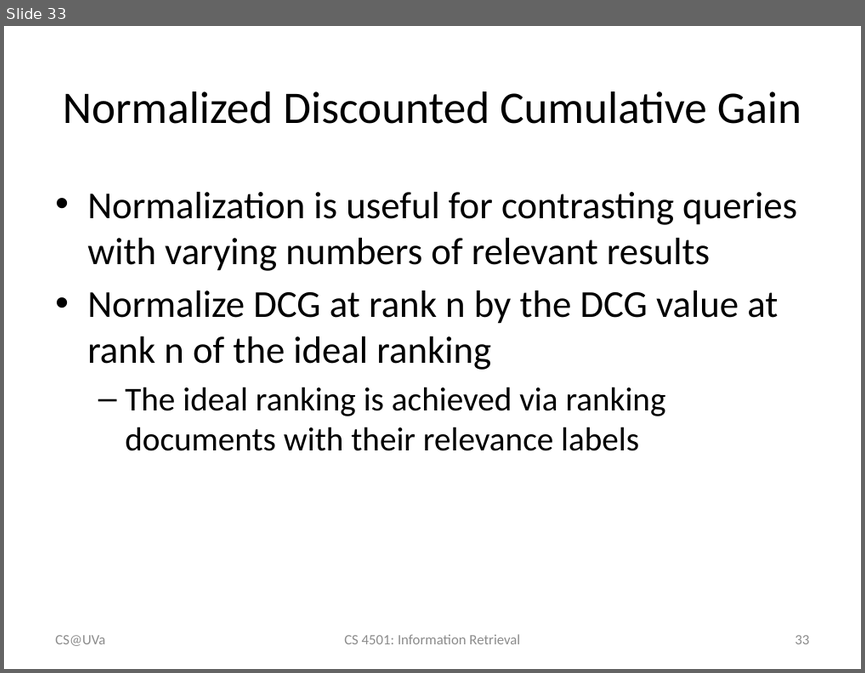
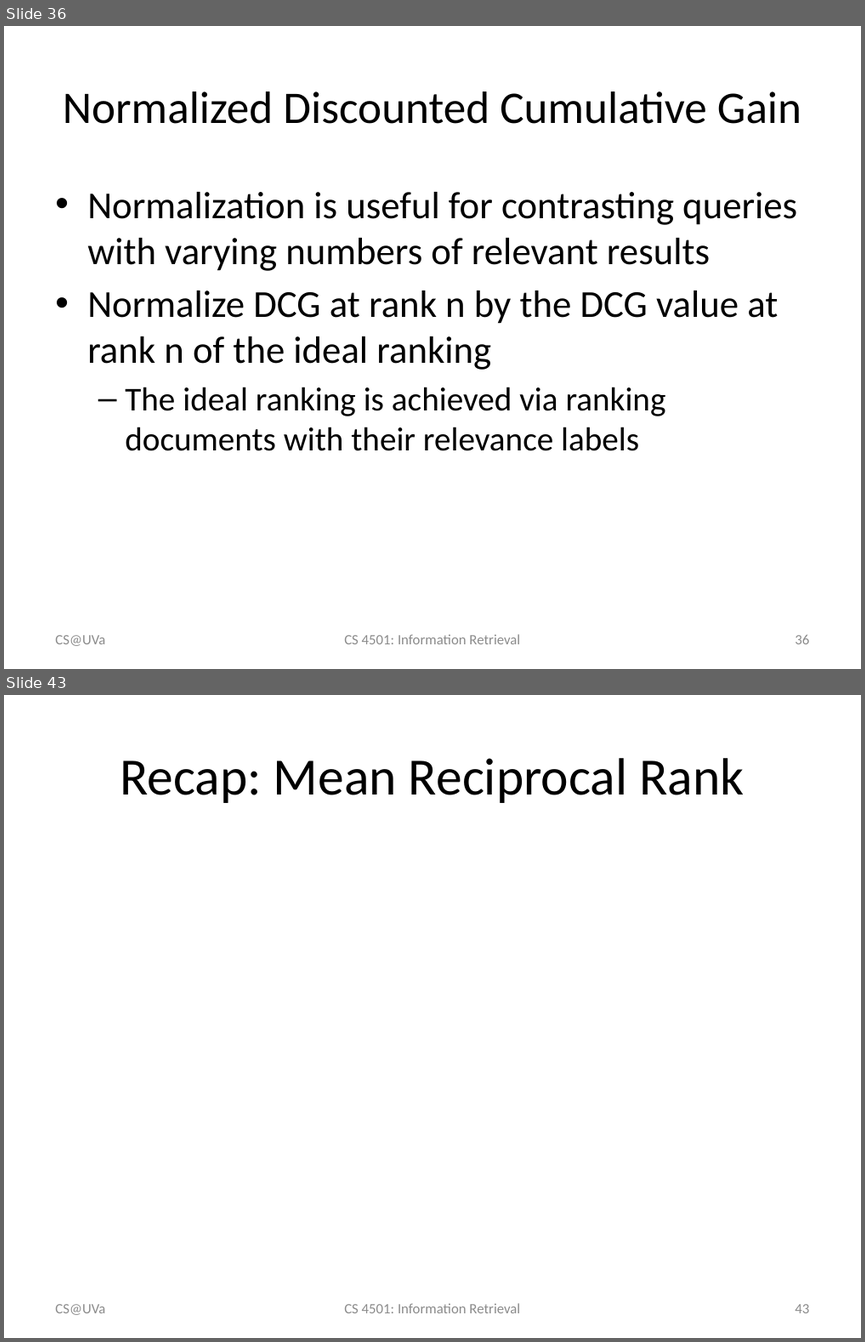
Before and after one commit to wang296/IR2015, a slide deck: docs/Information Retrieval Evaluation.pptx. Shown one above the other, each under a label of ours: slide 33 before the commit, slides 36 and 43 after it; the slides between them are not shown. The pictures are 865x673 and 865x1342 pixels, drawn with LibreOffice and Linux fonts; fonts in the diff are those of the drawing; grey boxes stand for pictures. Boxes give left, top, right and bottom in pixels: in the first picture for what was removed or moved away, otherwise in the second. Text is boxed around its words. In the diff, an @@ line names an element or a change of style, - is before the commit and + after.

```diff
--- a/docs/Information Retrieval Evaluation.pptx
+++ b/docs/Information Retrieval Evaluation.pptx
@@ slide 43 added at [4,695,861,1338], background #FFFFFF @@
@@ title added at [120,758,744,803], 44 pt, text #000000 @@
+Recap: Mean Reciprocal Rank
@@ text added at [55,1304,105,1315], 12 pt, text #8C8C8C @@
+CS@UVa
@@ text added at [344,1303,520,1313], 12 pt, text #8C8C8C @@
+CS 4501: Information Retrieval
@@ page number added at [794,1304,809,1313], 12 pt, text #8C8C8C @@
+43
@@ what was slide 33 is now slide 36 @@
@@ page number at [794,635,809,644]: text changed @@
-33
+36
```
Also in this commit, not shown: 3 slides changed, 13 other slides added, 2 other files.
